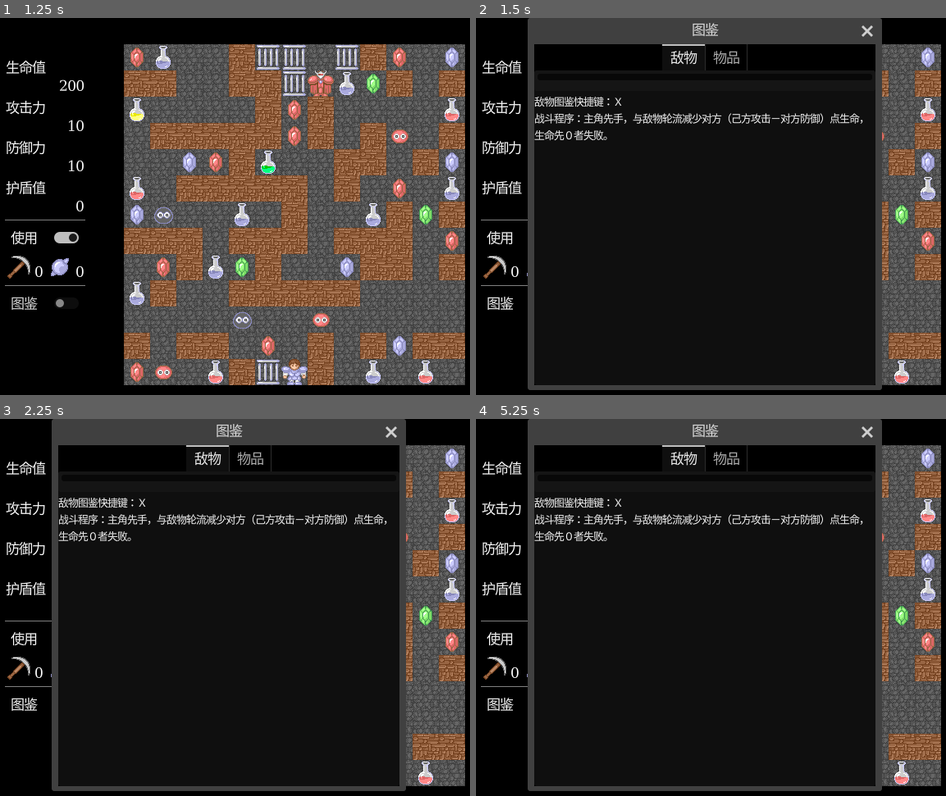
Above: before the commit, frames 1-4 (two rows, left to right).
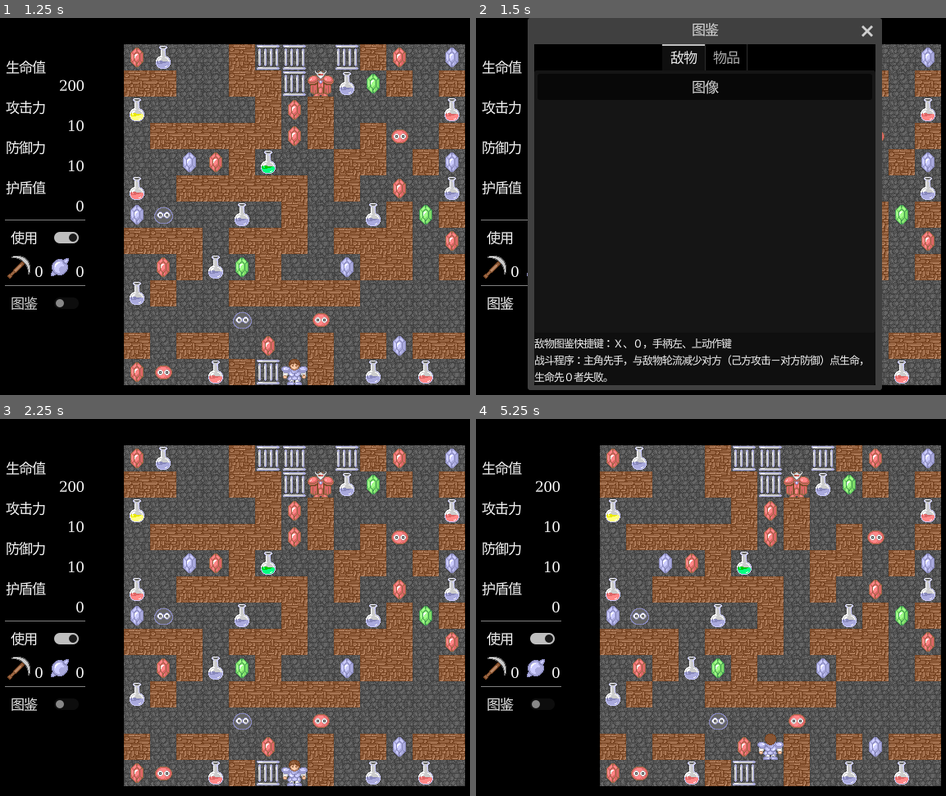
Above: after the commit, the same moments.

Repository: ParadoxV5/Magic-Tower-Godot-proto
Game: Godot game, scene res://scenes/main.tscn
Two runs of this game, one before a commit and one after it. Both use one fixed random seed, a clock stepped at 60 frames per second and the inputs below.
Inputs:
- Up to frame 1 (1.25 s): click "使用" at 0.5 s
- Up to frame 2 (1.5 s): click "图鉴" at 1.25 s
- Up to frame 3 (2.25 s): tap Enter at 2 s; hold Right (right) from 2.03 s (still down); hold X (fibula) from 2.03 s (still down)
- Up to frame 4 (5.25 s): tap Space at 2.75, 4.25 s; release Right (right) at 2.78 s; release X (fibula) at 2.78 s; hold Down (down) 2.78-3.53 s; tap X (fibula) at 2.85, 4.35 s; tap Enter at 3.5, 5 s; hold Right (right) 3.53-4.28 s; hold X (fibula) 3.53-4.28 s; hold Up (up) 4.28-5.03 s; hold Left (left) from 5.03 s (still down); hold X (fibula) from 5.03 s (still down)

Frame 1 is identical in both runs. In frame 2, 3.2% of the frame differs, in the area x 12-83%, y 16-97%; in frame 3, 62%, in the area x 10-87%, y 0-99%; in frame 4, 62%.

Commit message:
图鉴（页）

Diff:
--- a/project.godot
+++ b/project.godot
@@ -66,6 +66,7 @@
 fibula={
 "deadzone": 0.5,
 "events": [Object(InputEventKey,"resource_local_to_scene":false,"resource_name":"","device":-1,"window_id":0,"alt_press …(192 unchanged characters)…
+, Object(InputEventKey,"resource_local_to_scene":false,"resource_name":"","device":-1,"window_id":0,"alt_pressed":false,"shift_pressed":false,"ctrl_pressed":false,"meta_pressed":false,"pressed":false,"keycode":48,"physical_keycode":0,"key_label":0,"unicode":48,"location":0,"echo":false,"script":null)
 , Object(InputEventKey,"resource_local_to_scene":false,"resource_name":"","device":-1,"window_id":0,"alt_pressed":false …(187 unchanged characters)…
 , Object(InputEventJoypadButton,"resource_local_to_scene":false,"resource_name":"","device":-1,"button_index":2,"pressure":0.0,"pressed":false,"script":null)
 , Object(InputEventJoypadButton,"resource_local_to_scene":false,"resource_name":"","device":-1,"button_index":3,"pressure":0.0,"pressed":false,"script":null)
--- /dev/null
+++ b/scenes/fibula_page-table.gd
@@ -0,0 +1,20 @@
+class_name FibulaPage_Table extends Tree
+
+@export var column_titles: PackedStringArray = ["图像"]
+
+@onready var tree_root: TreeItem = create_item()
+
+func _ready() -> void:
+  columns = column_titles.size()
+  for i in columns:
+    set_column_title(i, column_titles[i])
+
+
+## [code]cells[/code] should be the first entry less than [member column_titles].
+func add_row(icon: Texture2D, cells: Array[String]) -> TreeItem:
+  var row := create_item(tree_root)
+  row.set_cell_mode(0, TreeItem.CELL_MODE_ICON)
+  row.set_icon(0, icon)
+  for i in cells.size():
+    row.set_text(i+1, cells[i])
+  return row
--- a/scenes/fibula_page.tscn
+++ b/scenes/fibula_page.tscn
@@ -1,4 +1,6 @@
-[gd_scene load_steps=2 format=3 uid="uid://gwxmw8bdjbpk"]
+[gd_scene load_steps=3 format=3 uid="uid://gwxmw8bdjbpk"]
+
+[ext_resource type="Script" path="res://scenes/fibula_page-table.gd" id="1_jmx36"]
 
 [sub_resource type="LabelSettings" id="LabelSettings_s6ov6"]
 font_size = 12
@@ -12,10 +14,12 @@
 
 [node name="Table" type="Tree" parent="."]
 layout_mode = 2
+size_flags_vertical = 3
 column_titles_visible = true
 allow_search = false
 hide_root = true
 select_mode = 1
+script = ExtResource("1_jmx36")
 
 [node name="Label" type="Label" parent="."]
 layout_mode = 2
--- /dev/null
+++ b/scenes/main-window.gd
@@ -0,0 +1,6 @@
+class_name Main_Window extends Window
+
+func _shortcut_input(event: InputEvent) -> void:
+  if event.is_action_pressed(&"fibula"):
+    get_viewport().set_input_as_handled()
+    close_requested.emit()
--- a/scenes/main.tscn
+++ b/scenes/main.tscn
@@ -19,6 +19,7 @@
 [ext_resource type="PackedScene" uid="uid://ba8iquqf7ab65" path="res://scenes/sprite_tile/enemy/07.tscn" id="12_a1ub2"]
 [ext_resource type="PackedScene" uid="uid://0t7kxmhrd74c" path="res://scenes/sprite_tile/enemy/11.tscn" id="13_pr8go"]
 [ext_resource type="PackedScene" uid="uid://gwxmw8bdjbpk" path="res://scenes/fibula_page.tscn" id="19_theet"]
+[ext_resource type="Script" path="res://scenes/main-window.gd" id="19_ujlke"]
 
 [sub_resource type="SystemFont" id="SystemFont_pkp8o"]
 font_names = PackedStringArray("Source Han Sans HW SC VF", "Source Han Sans HW SC", "Source Han Sans HW VF", "Source Han Sans HW", "SimHei", "Microsoft YaHei UI", "Microsoft JhengHei UI", "Monospace")
@@ -193,6 +194,7 @@
 initial_position = 2
 size = Vector2i(416, 416)
 visible = false
+script = ExtResource("19_ujlke")
 
 [node name="TabContainer" type="TabContainer" parent="HUD/FibulaCheckButton/Window"]
 anchors_preset = 15
@@ -208,13 +210,16 @@
 metadata/_tab_index = 0
 
 [node name="Label" parent="HUD/FibulaCheckButton/Window/TabContainer/敌物" index="1"]
-text = "敌物图鉴快捷键：Ｘ
+text = "敌物图鉴快捷键：Ｘ、０，手柄左、上动作键
 战斗程序：主角先手，与敌物轮流减少对方（己方攻击－对方防御）点生命，生命先０者失败。"
 
 [node name="物品" parent="HUD/FibulaCheckButton/Window/TabContainer" instance=ExtResource("19_theet")]
 visible = false
 layout_mode = 2
 metadata/_tab_index = 1
+
+[node name="Label" parent="HUD/FibulaCheckButton/Window/TabContainer/物品" index="1"]
+text = "使用镐和炸，先启动左侧道具数量上边的开关（快捷键：１、２，手柄下、右动作键），再碰触墙壁或敌物。"
 
 [connection signal="absorption_updated" from="Player" to="HUD/Stats/absorption/Amount" method="_on_player_stat_updated"]
 [connection signal="atk_updated" from="Player" to="HUD/Stats/atk/Amount" method="_on_player_stat_updated"]
Not shown: 1 places in scenes/main.tscn that only renumber resources
